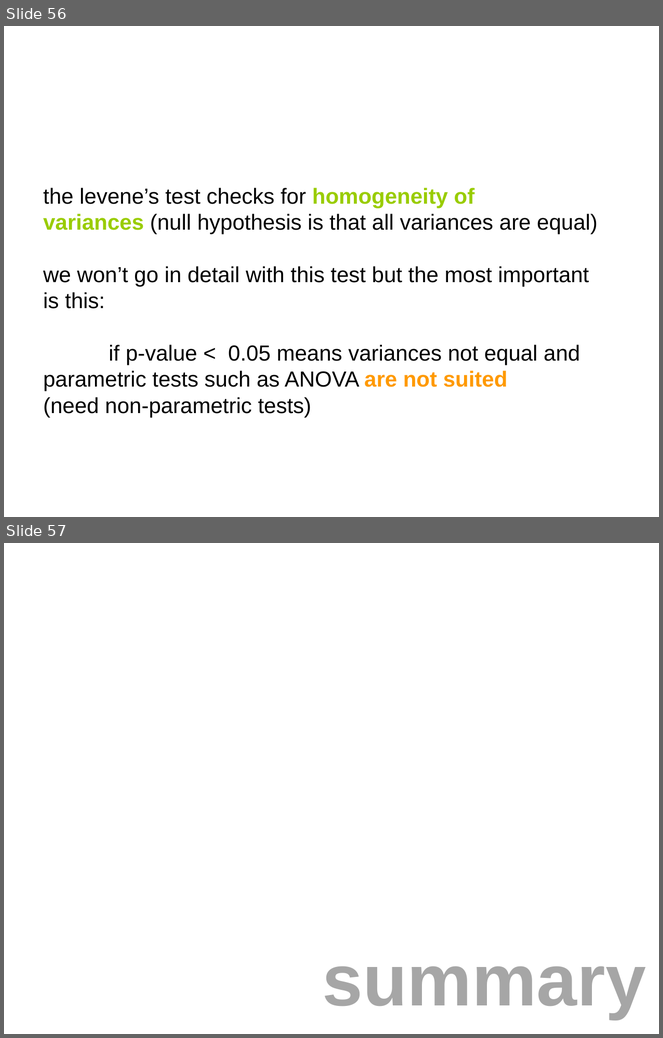
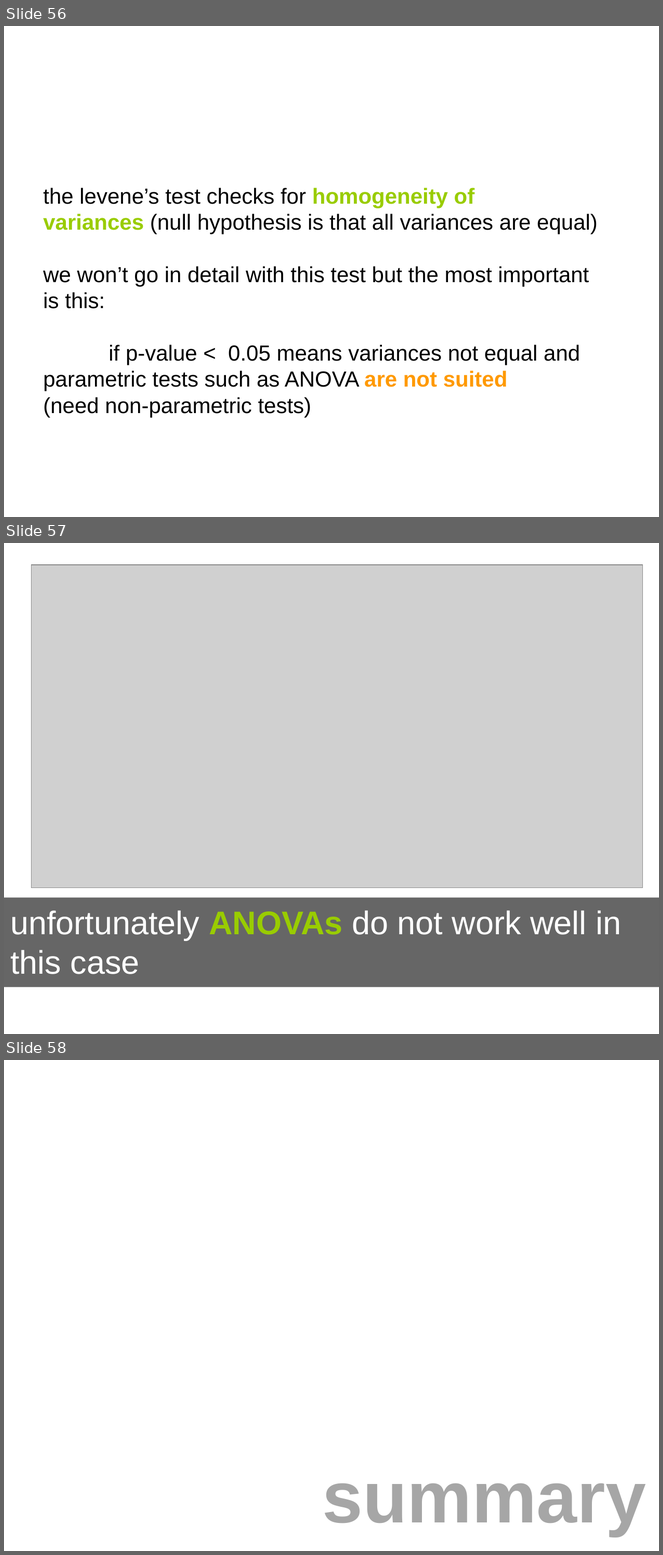
Before and after one commit to coms10011/2018_19, a slide deck: 15-NormalityTesting/15-Roudaut-test-normality-45min.pptx. Shown one above the other, each under a label of ours: slides 56 and 57 before the commit, slides 56, 57 and 58 after it. The pictures are 663x1038 and 663x1555 pixels, drawn with LibreOffice and Linux fonts; fonts in the diff are those of the drawing; grey boxes stand for pictures. Boxes give left, top, right and bottom in pixels: in the first picture for what was removed or moved away, otherwise in the second. Text is boxed around its words. In the diff, an @@ line names an element or a change of style, - is before the commit and + after.

```diff
--- a/15-NormalityTesting/15-Roudaut-test-normality-45min.pptx
+++ b/15-NormalityTesting/15-Roudaut-test-normality-45min.pptx
@@ slide 57 added at (4,543,659,1034), background #FFFFFF @@
@@ picture added at (32,565,643,888) @@
@@ rectangle added at (4,898,659,988), fill #000000 at 60% opacity, 36 pt, text #FFFFFF @@
+unfortunately ANOVAs do not work well in this case
@@ what was slide 57 is now slide 58 @@
```
Also in this commit, not shown: 2 slides changed, 1 other file.
